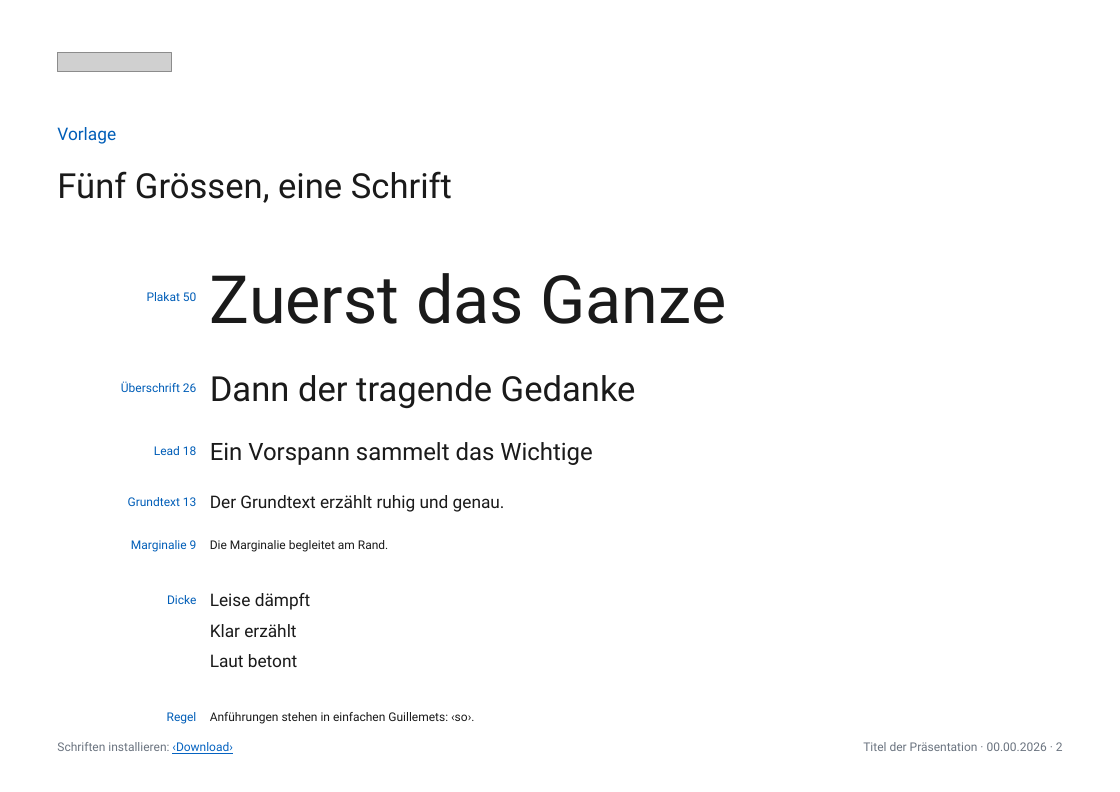
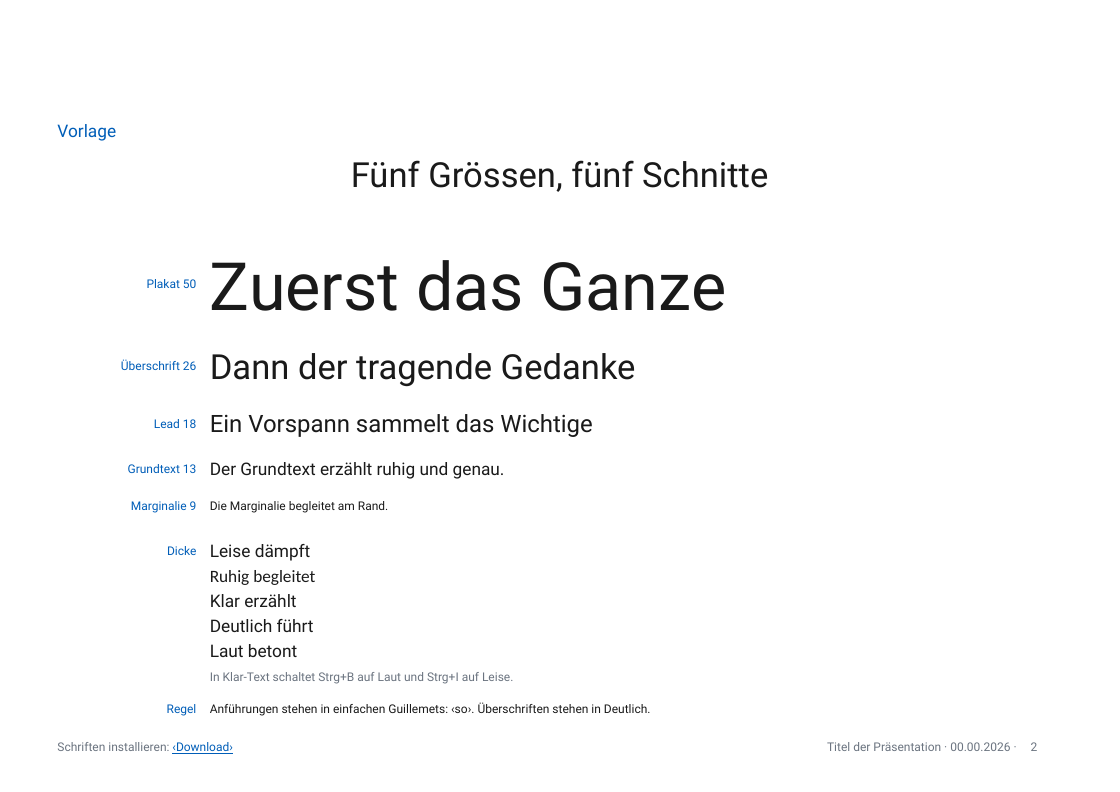
Before and after one commit to phtok/goeloggen, a slide deck: slide 2 of assets/templates/GoetheanumVorlageA4.pptx. Drawn at 1120x792 pixels with LibreOffice and Linux fonts; fonts in the diff are those of the drawing; grey boxes stand for pictures; background and template pictures are left out. Boxes give left, top, right and bottom in pixels: in the first picture for what was removed or moved away, otherwise in the second. Text is boxed around its words. In the diff, an @@ line names an element or a change of style, - is before the commit and + after.

```diff
--- a/assets/templates/GoetheanumVorlageA4.pptx
+++ b/assets/templates/GoetheanumVorlageA4.pptx
@@ picture removed at box(57, 53, 171, 72) @@
@@ text "Vorlage" at box(57, 124, 116, 141): more space between paragraphs; vertical alignment middle to top @@
@@ title "Fünf Grössen, fünf Schnitte" at box(351, 160, 768, 192): vertical alignment middle to top @@
@@ title at box(351, 160, 768, 192): text changed @@
-Fünf Grössen, eine Schrift
+Fünf Grössen, fünf Schnitte
@@ text "Plakat 50": place and size @@
-text "Plakat 50" at box(147, 292, 196, 301)
+text "Plakat 50" at box(147, 279, 196, 288)
@@ text "Zuerst das Ganze": place and size @@
-text "Zuerst das Ganze" at box(210, 273, 726, 324)
+text "Zuerst das Ganze" at box(210, 260, 726, 311)
@@ text "Überschrift 26": place and size @@
-text "Überschrift 26" at box(121, 381, 196, 392)
+text "Überschrift 26" at box(121, 359, 196, 370)
@@ text "Dann der tragende Gedanke": place and size @@
-text "Dann der tragende Gedanke" at box(210, 375, 636, 409)
+text "Dann der tragende Gedanke" at box(210, 353, 636, 387)
@@ text "Lead 18": place and size @@
-text "Lead 18" at box(154, 446, 196, 455)
+text "Lead 18" at box(154, 419, 196, 428)
@@ text "Ein Vorspann sammelt das Wichtige": place and size @@
-text "Ein Vorspann sammelt das Wichtige" at box(210, 442, 593, 465)
+text "Ein Vorspann sammelt das Wichtige" at box(210, 414, 593, 437)
@@ text "Grundtext 13": place and size @@
-text "Grundtext 13" at box(128, 497, 196, 506)
+text "Grundtext 13" at box(128, 464, 196, 473)
@@ text "Der Grundtext erzählt ruhig und ...": place and size @@
-text "Der Grundtext erzählt ruhig und ..." at box(210, 495, 505, 512)
+text "Der Grundtext erzählt ruhig und ..." at box(210, 462, 505, 479)
@@ text "Marginalie 9": place and size @@
-text "Marginalie 9" at box(131, 540, 197, 552)
+text "Marginalie 9" at box(131, 501, 197, 513)
@@ text "Die Marginalie begleitet am Rand.": place and size @@
-text "Die Marginalie begleitet am Rand." at box(210, 540, 388, 552)
+text "Die Marginalie begleitet am Rand." at box(210, 501, 388, 513)
@@ text "Dicke": place and size @@
-text "Dicke" at box(167, 595, 196, 604)
+text "Dicke" at box(167, 546, 196, 555)
@@ text "Leise dämpft": place and size @@
-text "Leise dämpft" at box(210, 593, 311, 610)
+text "Leise dämpft" at box(210, 544, 311, 561)
@@ text "Klar erzählt": place and size @@
-text "Klar erzählt" at box(210, 624, 296, 637)
+text "Klar erzählt" at box(210, 594, 296, 607)
@@ text added at box(210, 570, 315, 585), 13 pt, text #1A1A1A @@
+Ruhig begleitet
@@ text added at box(210, 619, 314, 632), 13 pt, text #1A1A1A @@
+Deutlich führt
@@ text "Laut betont": place and size @@
-text "Laut betont" at box(210, 654, 297, 667)
+text "Laut betont" at box(210, 644, 297, 657)
@@ text added at box(210, 672, 513, 684), 9 pt, text #6B7480 @@
+In Klar-Text schaltet Strg+B auf Laut und Strg+I auf Leise.
@@ text "Regel": place and size @@
-text "Regel" at box(167, 712, 197, 724)
+text "Regel" at box(167, 704, 197, 716)
@@ text at box(210, 702, 651, 716): text changed @@
-Anführungen stehen in einfachen Guillemets: ‹so›.
+Anführungen stehen in einfachen Guillemets: ‹so›. Überschriften stehen in Deutlich.
@@ text added at box(827, 742, 1010, 751), 9 pt, text #6B7480 @@
+Titel der Präsentation · 00.00.2026 ·
@@ text removed at box(863, 742, 1063, 751) @@
-Titel der Präsentation · 00.00.2026 · 2
@@ page number added at box(1031, 742, 1038, 751), 9 pt, text #6B7480 @@
+2
```
Also in this commit, not shown: 13 other slides changed, 1 slide added, 1 slide removed, 2 other files.
